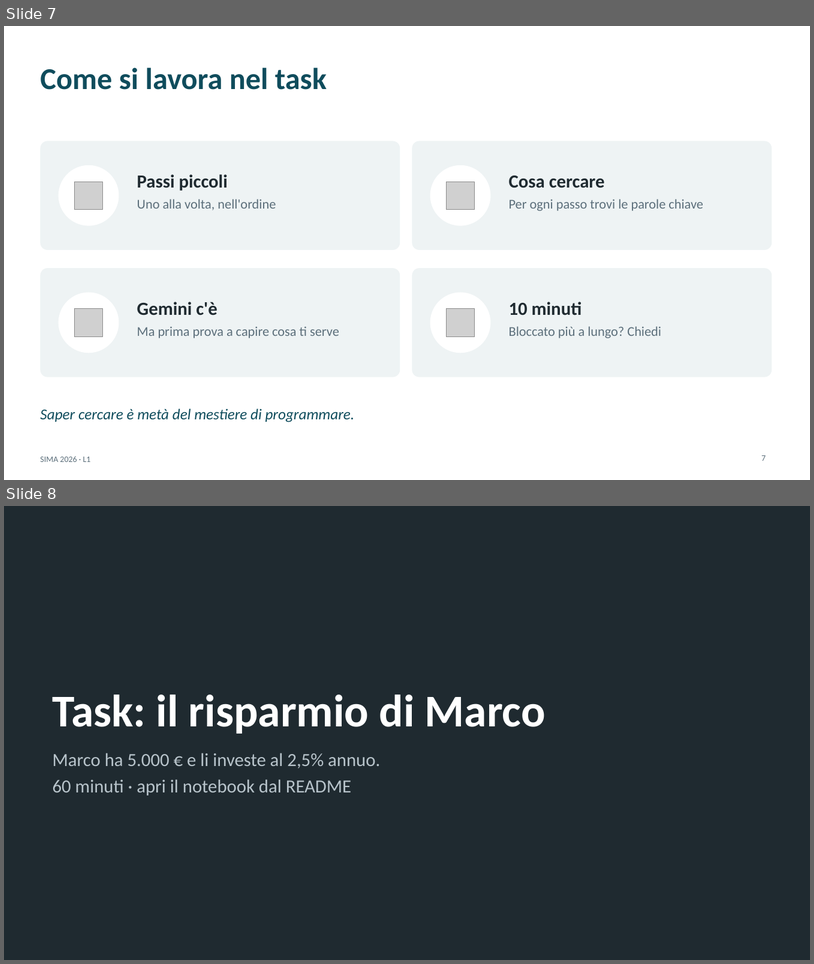
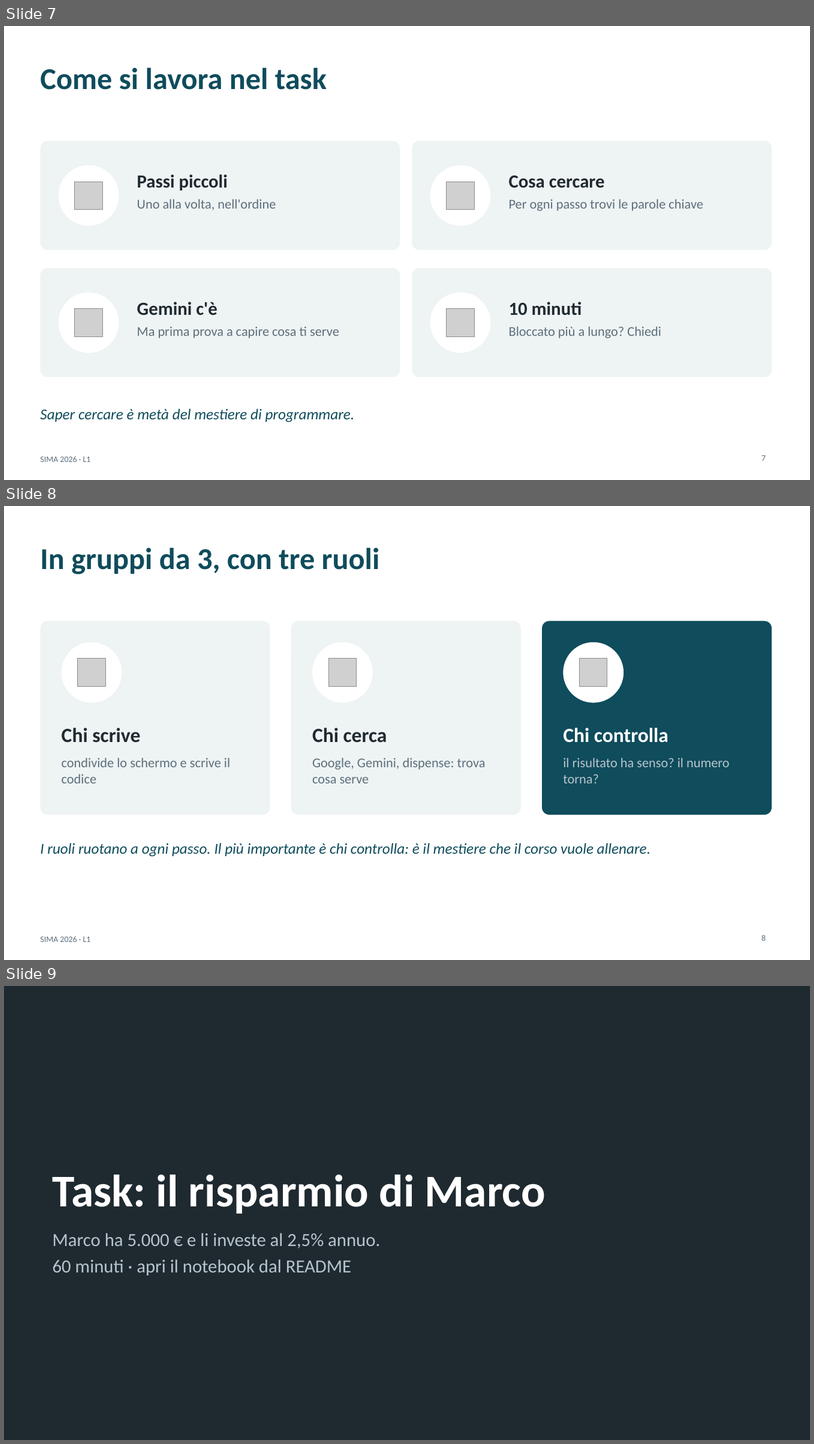
Before and after one commit to andrealorenzon/SIMA2026, a slide deck: lezioni/L01_python_calcolatrice/slide.pptx. Shown one above the other, each under a label of ours: slides 7 and 8 before the commit, slides 7, 8 and 9 after it. The pictures are 814x964 and 814x1444 pixels, drawn with LibreOffice and Linux fonts; fonts in the diff are those of the drawing; grey boxes stand for pictures. Boxes give left, top, right and bottom in pixels: in the first picture for what was removed or moved away, otherwise in the second. Text is boxed around its words. In the diff, an @@ line names an element or a change of style, - is before the commit and + after.

```diff
--- a/lezioni/L01_python_calcolatrice/slide.pptx
+++ b/lezioni/L01_python_calcolatrice/slide.pptx
@@ slide 8 added at bbox=[4, 506, 810, 960], background #FFFFFF; not listed: 1 template element that a slide beside it also shows @@
@@ title added at bbox=[40, 547, 380, 574], 36 pt, text #0F4C5C, bold @@
+In gruppi da 3, con tre ruoli
@@ rounded rectangle added at bbox=[40, 621, 270, 814], fill #EEF3F4 @@
@@ rounded rectangle added at bbox=[291, 621, 521, 814], fill #EEF3F4 @@
@@ rounded rectangle added at bbox=[542, 621, 772, 814], fill #0F4C5C @@
@@ ellipse added at bbox=[62, 642, 122, 703], fill #FFFFFF @@
@@ ellipse added at bbox=[312, 642, 373, 703], fill #FFFFFF @@
@@ ellipse added at bbox=[564, 642, 624, 703], fill #FFFFFF @@
@@ picture added at bbox=[78, 658, 105, 686] @@
@@ picture added at bbox=[329, 658, 357, 686] @@
@@ picture added at bbox=[580, 658, 608, 686] @@
@@ text added at bbox=[62, 727, 140, 742], 24 pt, text #1F2A30, bold @@
+Chi scrive
@@ text added at bbox=[312, 727, 387, 742], 24 pt, text #1F2A30, bold @@
+Chi cerca
@@ text added at bbox=[563, 727, 669, 742], 24 pt, text #FFFFFF, bold @@
+Chi controlla
@@ text added at bbox=[62, 757, 230, 783], 16 pt, text #5C6F7B @@
+condivide lo schermo e scrive il codice
@@ text added at bbox=[312, 757, 486, 783], 16 pt, text #5C6F7B @@
+Google, Gemini, dispense: trova cosa serve
@@ text added at bbox=[563, 757, 730, 783], 16 pt, text #B8C4CB @@
+il risultato ha senso? il numero torna?
@@ text added at bbox=[40, 843, 651, 856], 18 pt, text #0F4C5C, italic @@
+I ruoli ruotano a ogni passo. Il più importante è chi controlla: è il mestiere che il corso vuole allenare.
@@ page number added at bbox=[762, 934, 766, 940], 10 pt, text #5C6F7B @@
+8
@@ what was slide 8 is now slide 9 @@
```
Also in this commit, not shown: 15 other files.
